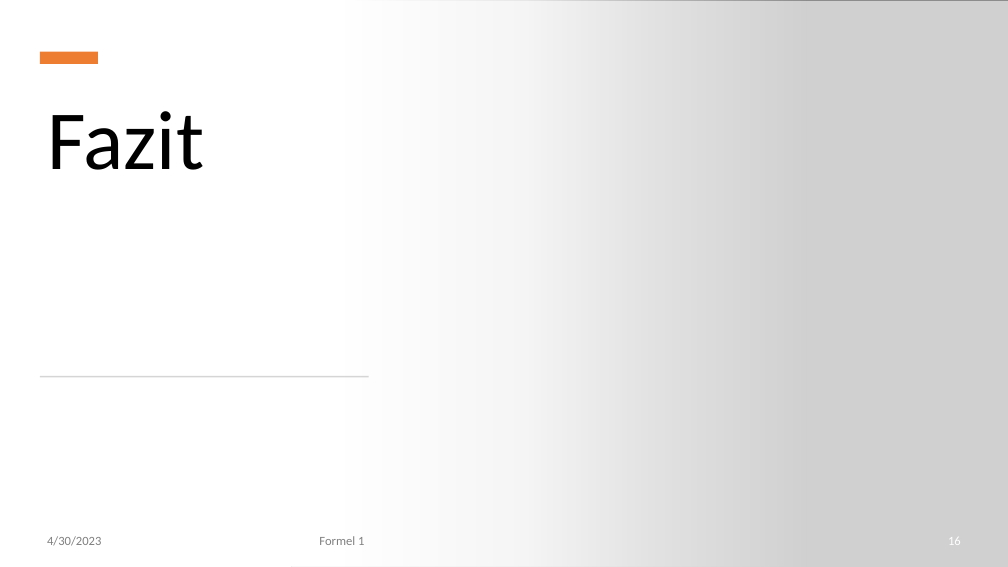
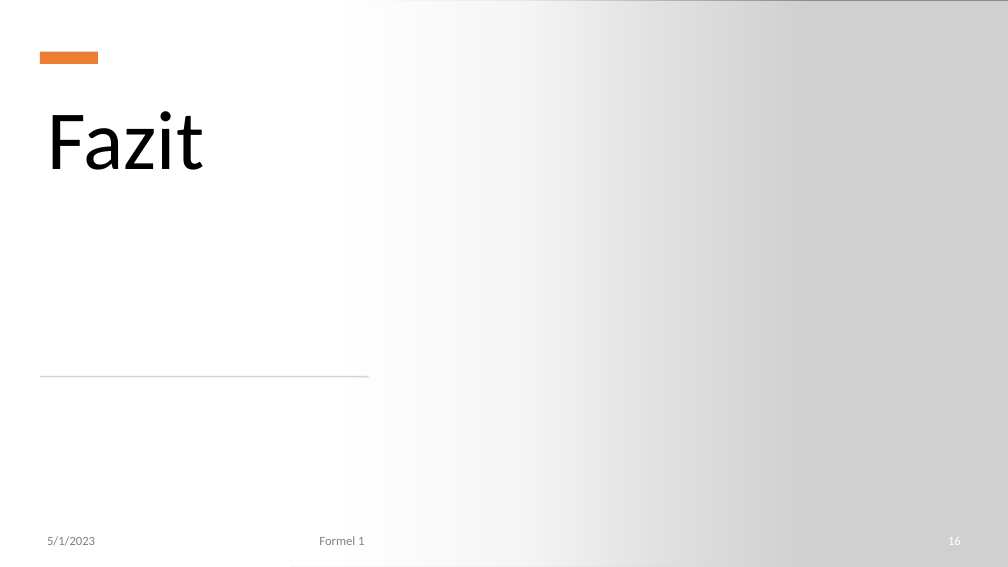
Before and after one commit to NicoHenzel/DataWarehouseWorkshop, a slide deck: slide 16 of Präsentation.pptx. Drawn at 1008x567 pixels with LibreOffice and Linux fonts; fonts in the diff are those of the drawing; grey boxes stand for pictures. Boxes give left, top, right and bottom in pixels: in the first picture for what was removed or moved away, otherwise in the second. Text is boxed around its words. In the diff, an @@ line names an element or a change of style, - is before the commit and + after.

```diff
--- a/Präsentation.pptx
+++ b/Präsentation.pptx
@@ text at (47, 536, 95, 546): text changed @@
-4/30/2023
+5/1/2023
```
Also in this commit, not shown: 15 other slides changed, 1 slide added.
